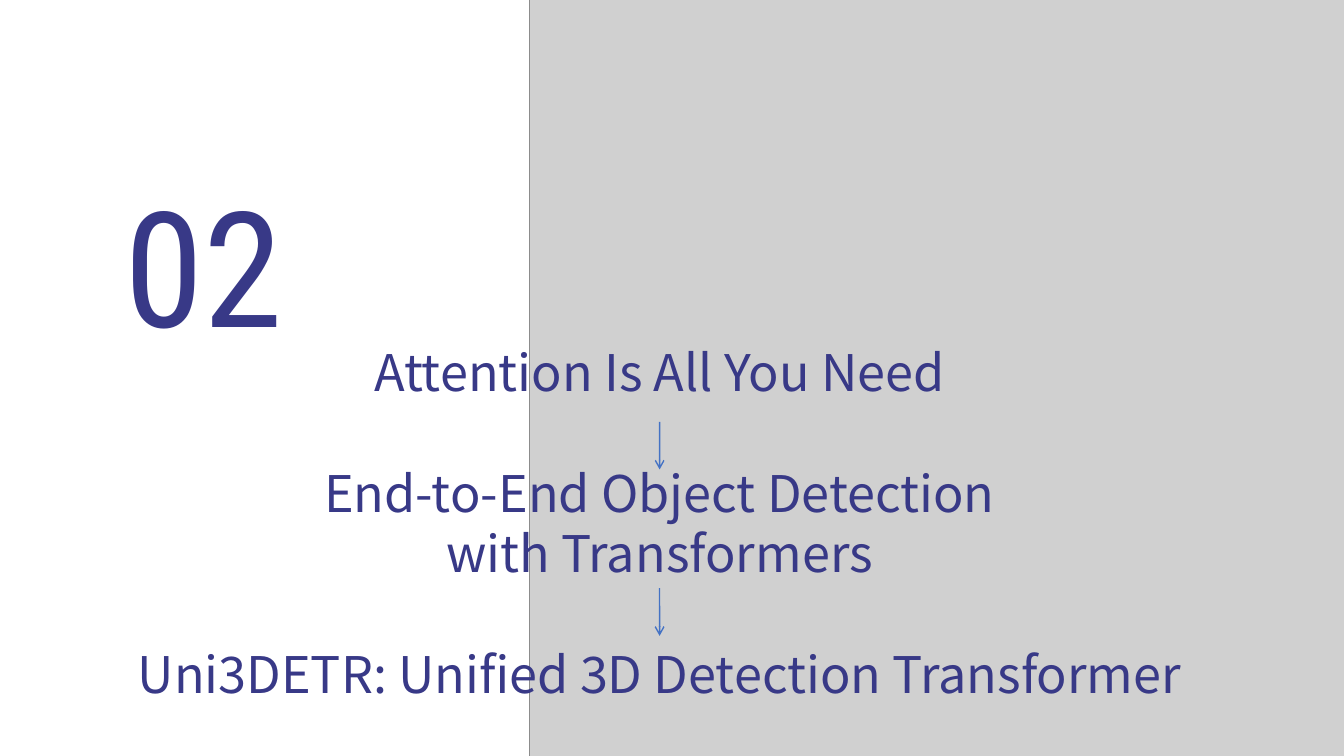
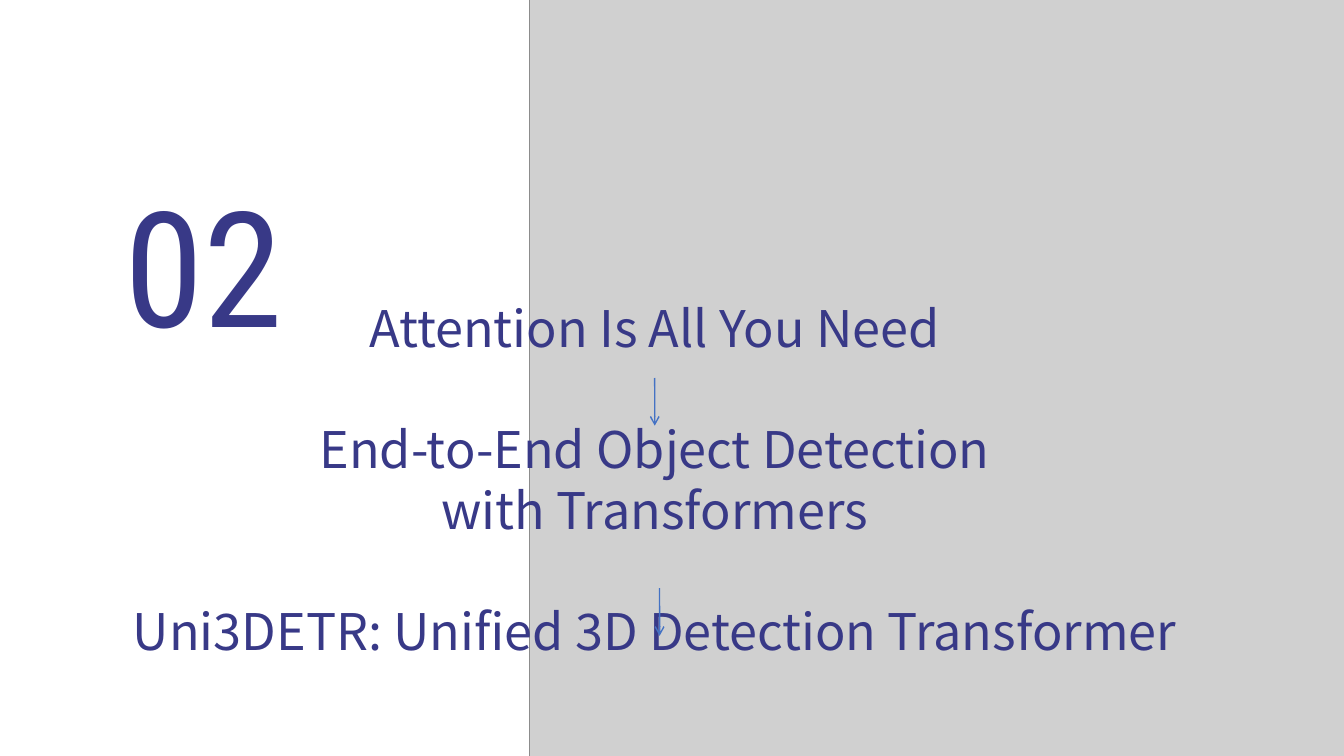
Before and after one commit to tj-messi/cv-computer-visual-tj, a slide deck: slide 11 of 组会记录/2024-9-26/report-2024-9-26.pptx. Drawn at 1344x756 pixels with LibreOffice and Linux fonts; fonts in the diff are those of the drawing; grey boxes stand for pictures. Boxes give left, top, right and bottom in pixels: in the first picture for what was removed or moved away, otherwise in the second. Text is boxed around its words. In the diff, an @@ line names an element or a change of style, - is before the commit and + after.

```diff
--- a/组会记录/2024-9-26/report-2024-9-26.pptx
+++ b/组会记录/2024-9-26/report-2024-9-26.pptx
@@ text "Attention Is All You Need" moved from (x1=138, y1=340, x2=1181, y2=706) to (x1=133, y1=296, x2=1176, y2=663) @@
@@ arrow moved from (659, 421) - (659, 470) to (655, 378) - (655, 425) @@
```
Also in this commit, not shown: 1 other slide changed, 1 other file.
